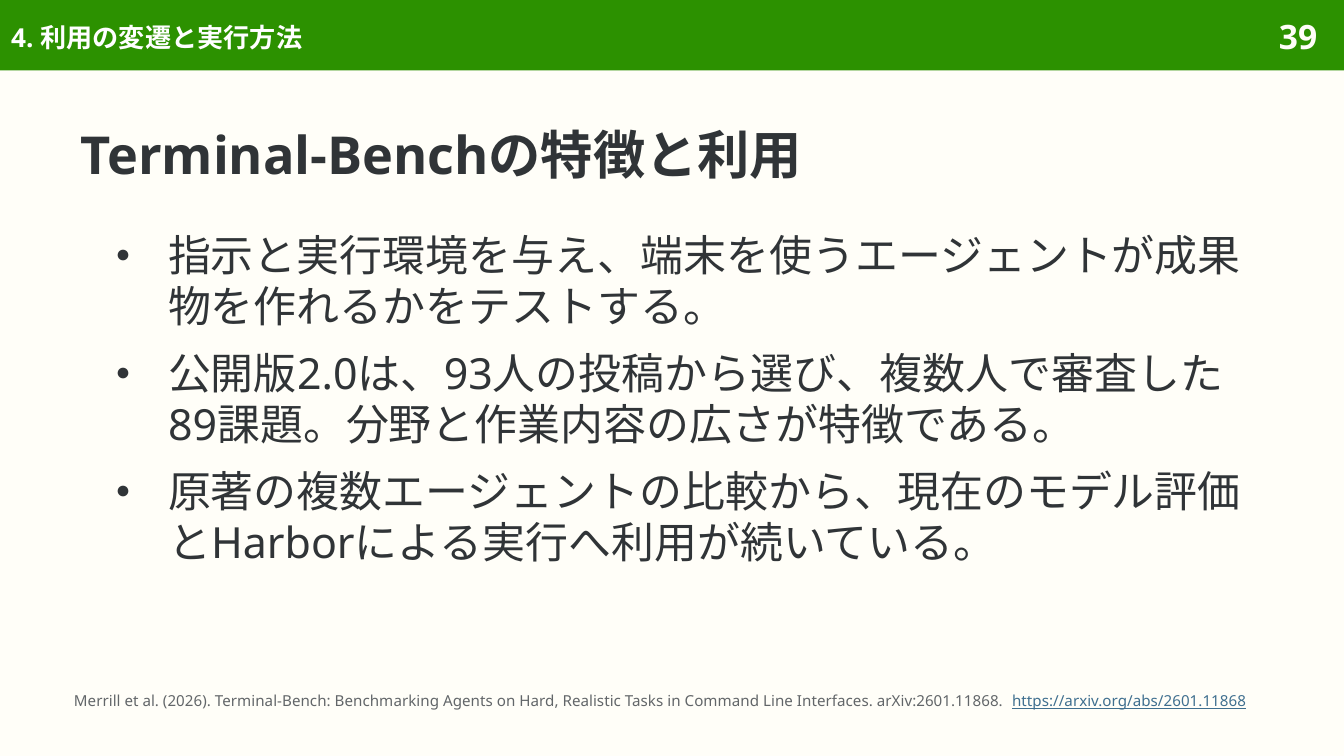
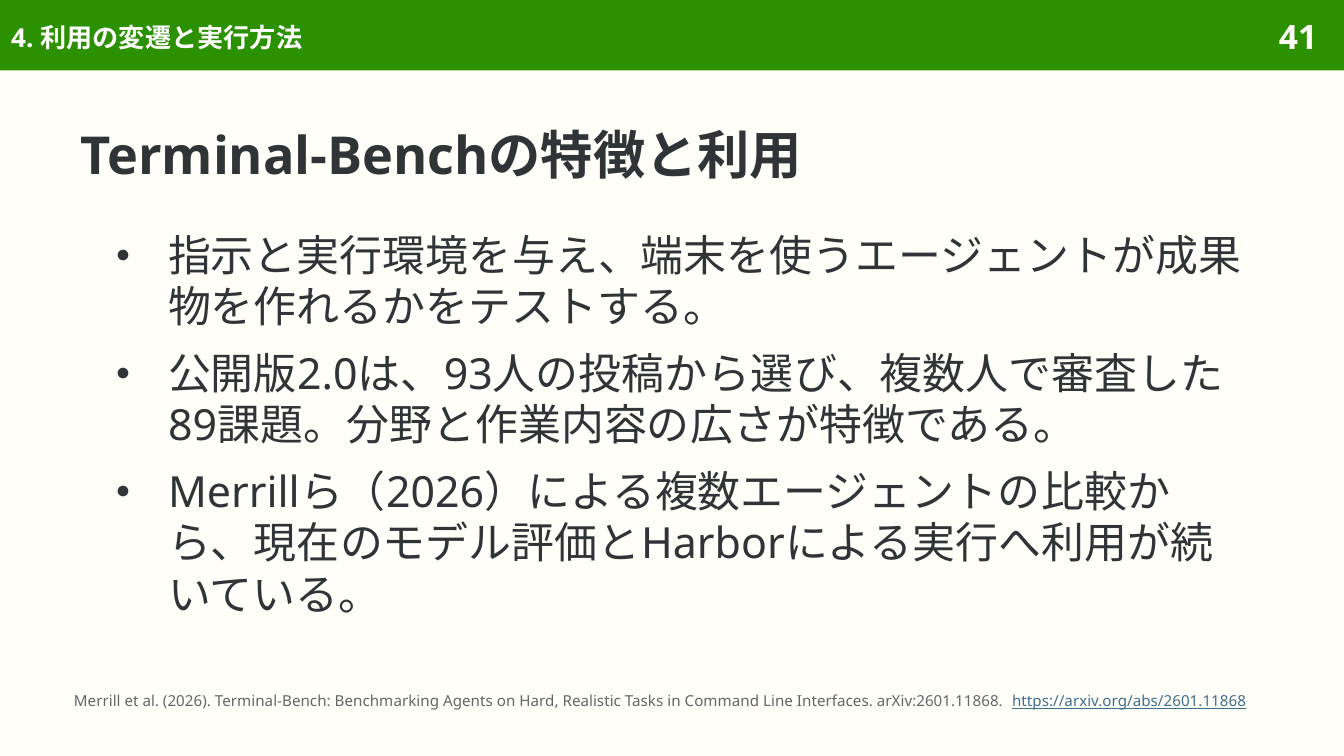
Before and after one commit to sasakiy84/datasets-in-10-minutes, a slide deck: slide 41 of slides/datasets-in-10-minutes-terminal-bench.pptx (slide 39 before the commit). Drawn at 1344x756 pixels with LibreOffice and Linux fonts; fonts in the diff are those of the drawing. Boxes give left, top, right and bottom in pixels: in the first picture for what was removed or moved away, otherwise in the second. Text is boxed around its words. In the diff, an @@ line names an element or a change of style, - is before the commit and + after.

Commit message:
Compact gallery cards and clarify Terminal-Bench citations and versions

```diff
--- a/slides/datasets-in-10-minutes-terminal-bench.pptx
+++ b/slides/datasets-in-10-minutes-terminal-bench.pptx
@@ page number at bbox=[1279, 25, 1317, 49]: text changed @@
-39
+41
@@ text at bbox=[168, 470, 1214, 613]: text changed @@
-● 原著の複数エージェントの比較から、現在のモデル評価とHarborによる実行へ利用が続いている。
+● Merrillら（2026）による複数エージェントの比較から、現在のモデル評価とHarborによる実行へ利用が続いている。
```
Also in this commit, not shown: 7 other slides changed, 2 slides added, 7 other files.
